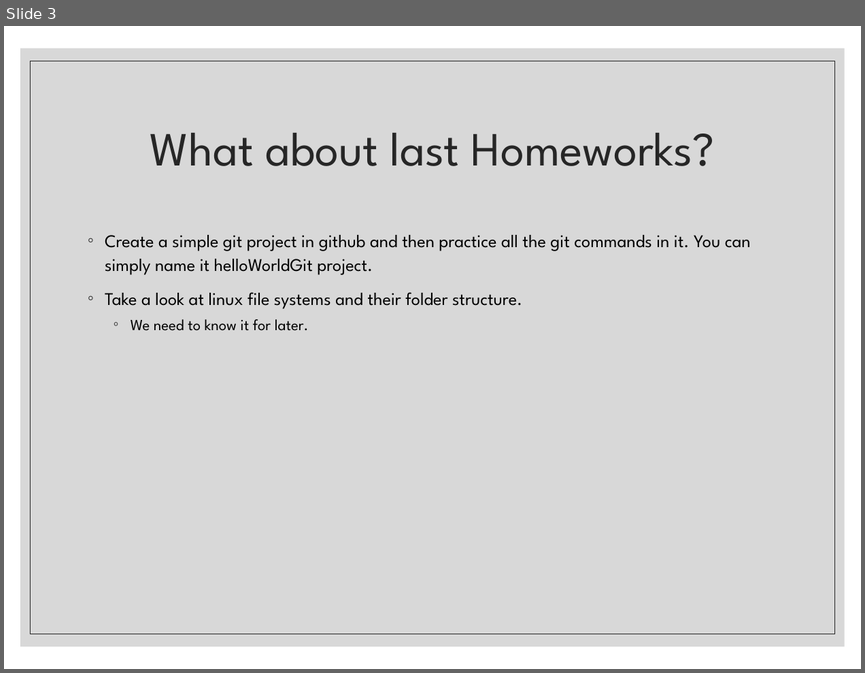
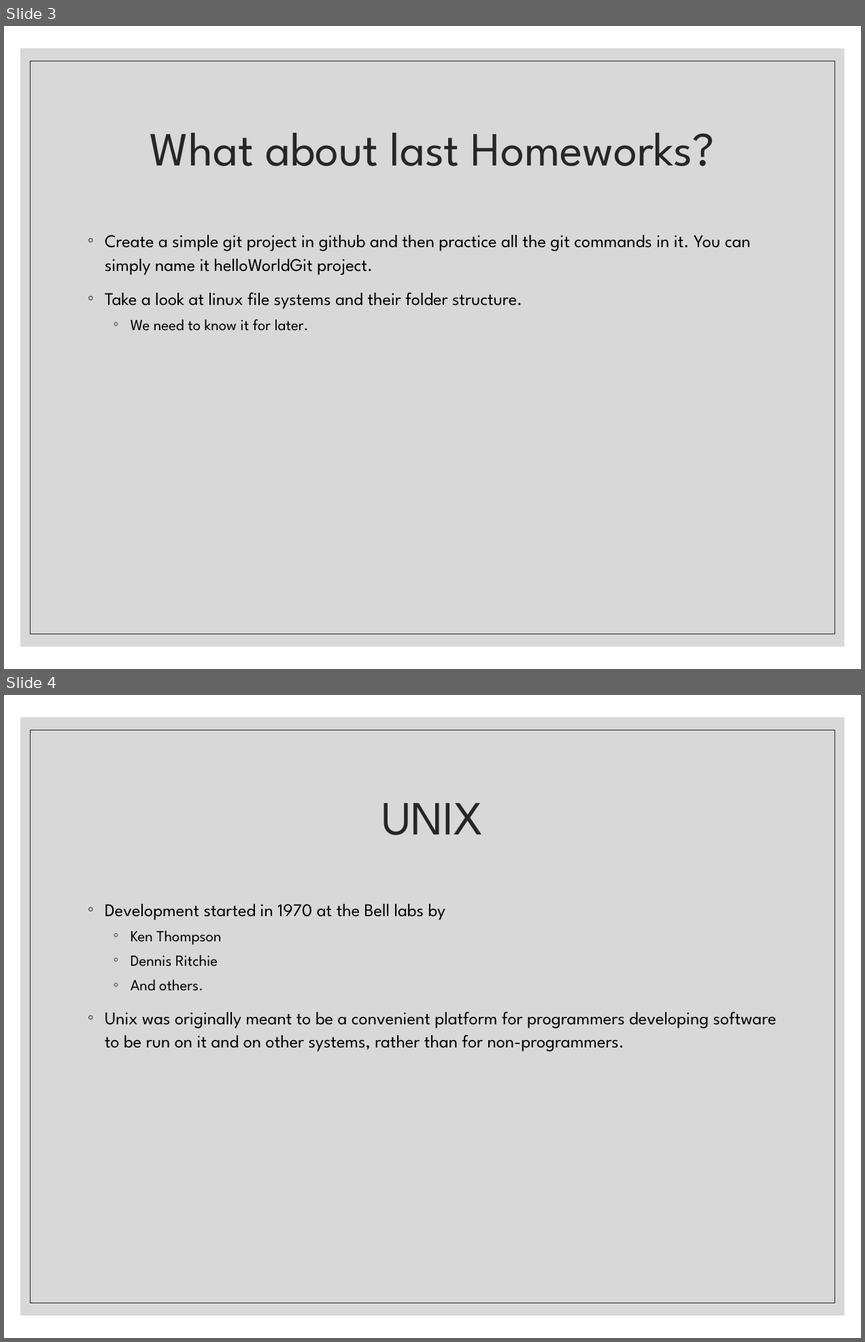
Before and after one commit to mostafa8026/ComputerProgramming-Basics, a slide deck: 02 - Linux 1.pptx. Shown one above the other, each under a label of ours: slide 3 before the commit, slides 3 and 4 after it. The pictures are 865x673 and 865x1342 pixels, drawn with LibreOffice and Linux fonts; fonts in the diff are those of the drawing. Boxes give left, top, right and bottom in pixels: in the first picture for what was removed or moved away, otherwise in the second. Text is boxed around its words. In the diff, an @@ line names an element or a change of style, - is before the commit and + after.

```diff
--- a/02 - Linux 1.pptx
+++ b/02 - Linux 1.pptx
@@ slide 4 added at bbox=[4, 695, 861, 1338], background #FFFFFF; not listed: 2 template elements that a slide beside it also shows @@
@@ title added at bbox=[381, 803, 483, 835], 40 pt, text #262626 @@
+UNIX
@@ text added at bbox=[105, 904, 776, 1051], 15 pt, text #000000 @@
+◦ Development started in 1970 at the Bell labs by
+  ◦ Ken Thompson
+  ◦ Dennis Ritchie
+  ◦ And others.
+◦ Unix was originally meant to be a convenient platform for programmers developing software to be run on it and on other systems, rather than for non-programmers.
```
Also in this commit, not shown: 1 slide changed, 10 other slides added, 1 other file.
